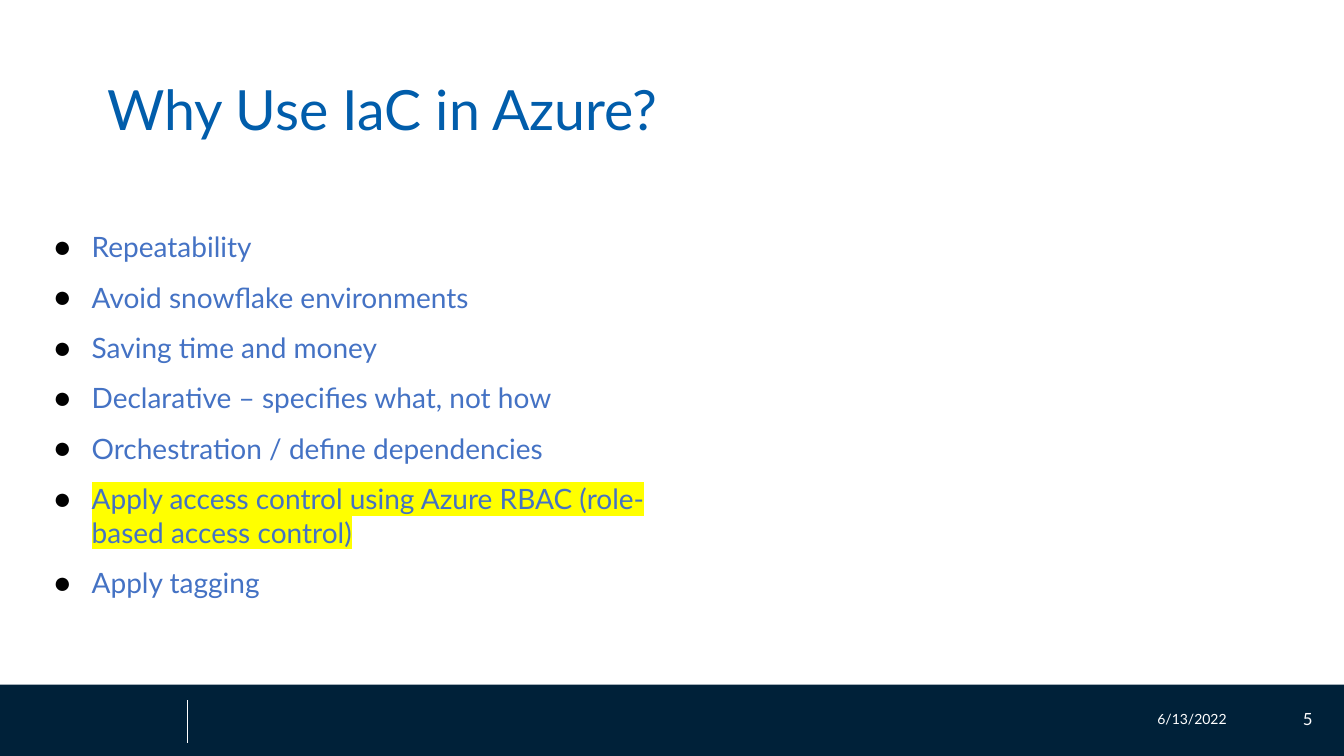
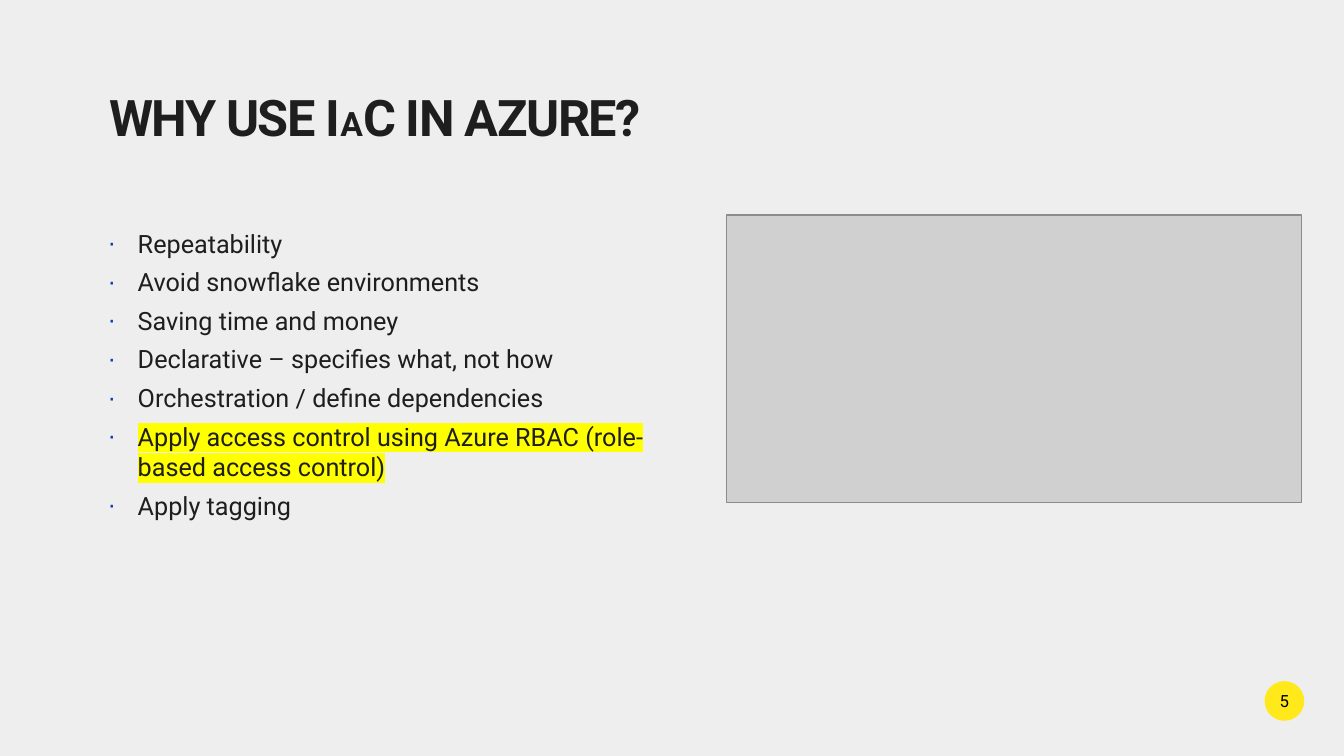
Before and after one commit to ZMon3y/bicepRBAC, a slide deck: slide 5 of bicepRBAC.pptx. Drawn at 1344x756 pixels with LibreOffice and Linux fonts; fonts in the diff are those of the drawing; grey boxes stand for pictures; background and template pictures are left out. Boxes give left, top, right and bottom in pixels: in the first picture for what was removed or moved away, otherwise in the second. Text is boxed around its words. In the diff, an @@ line names an element or a change of style, - is before the commit and + after.

```diff
--- a/bicepRBAC.pptx
+++ b/bicepRBAC.pptx
@@ background #FFFFFF to #D9D9D9 at 44% opacity @@
@@ title at bbox=[109, 99, 641, 137]: text changed; size 39.6 to 36 pt; font Lato to Roboto; text colour #015DAB to #1E1E1E; bold on @@
-Why Use IaC in Azure?
+WHY USE IAC IN AZURE?
@@ title "WHY USE IAC IN AZURE?" at bbox=[109, 99, 641, 137]: vertical alignment middle to top @@
@@ text "Repeatability": place and size @@
-text "Repeatability" at bbox=[92, 236, 644, 598]
+text "Repeatability" at bbox=[138, 234, 643, 521]
@@ text "Repeatability" at bbox=[138, 234, 643, 521]: size 20 to 18 pt, font Lato to Roboto, text colour #4472C4 to #1E1E1E; bullet ● to ∙; less space between paragraphs; bullet colour #000000 to #083CB7 @@
@@ picture added at bbox=[727, 215, 1303, 502] @@
@@ rectangle removed at bbox=[0, 685, 1344, 756] @@
@@ page number added at bbox=[1265, 682, 1305, 721], fill #FFE91A, 12 pt, text #000000 @@
+5
@@ line removed from (188, 701) to (188, 743) @@
@@ text removed at bbox=[1157, 713, 1226, 725] @@
-6/13/2022
@@ page number removed at bbox=[1303, 713, 1313, 725] @@
-5
```
Also in this commit, not shown: 9 other slides changed, 1 slide added, 1 slide removed, 2 other files.
